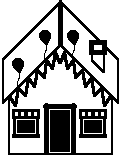
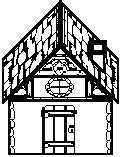
Layered file, before and after one edit (120 × 157). Changes by layer:
hid group "INDULGENCE" (6 layers) over bbox(8, 24, 112, 153)
showed group "ACCEPTANCE" (8 layers) over bbox(4, 8, 117, 153)
added layer "Pasted Layer #3" in group "ACCEPTANCE" over bbox(10, 101, 15, 153)
added layer "Pasted Layer #2" in group "ACCEPTANCE" over bbox(106, 100, 111, 153)
added layer "flair #4" in group "ACCEPTANCE" over bbox(30, 47, 92, 78)
showed "flair2", painted on it over bbox(4, 8, 117, 102)
showed "door_acceptance" over bbox(41, 105, 77, 153)
